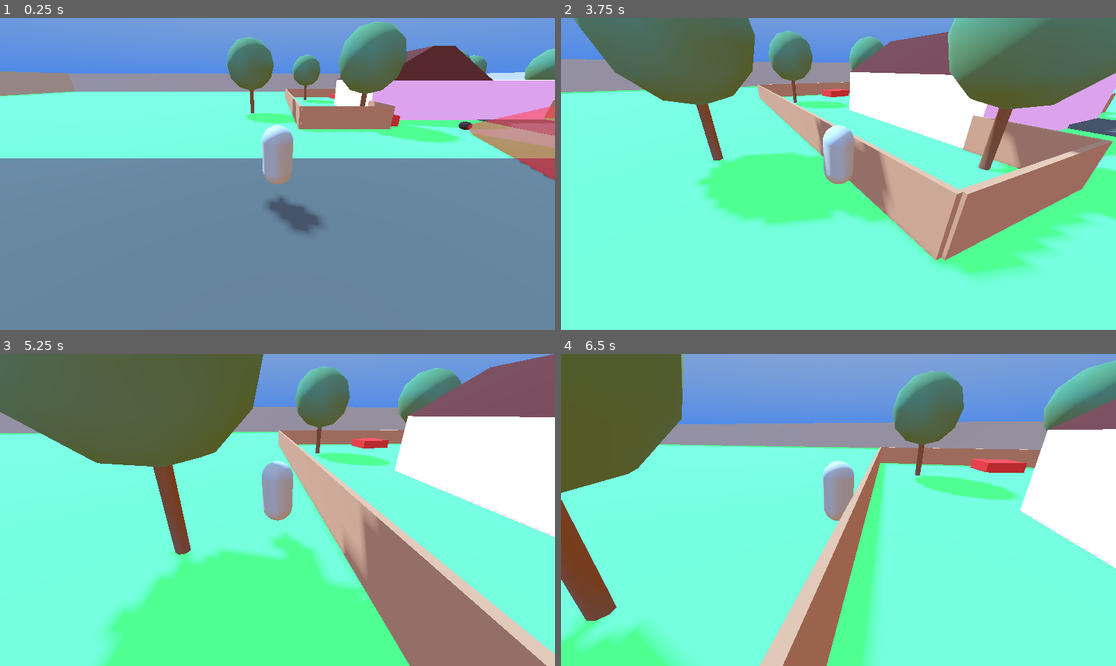
Above: before the commit, frames 1-4 (two rows, left to right).
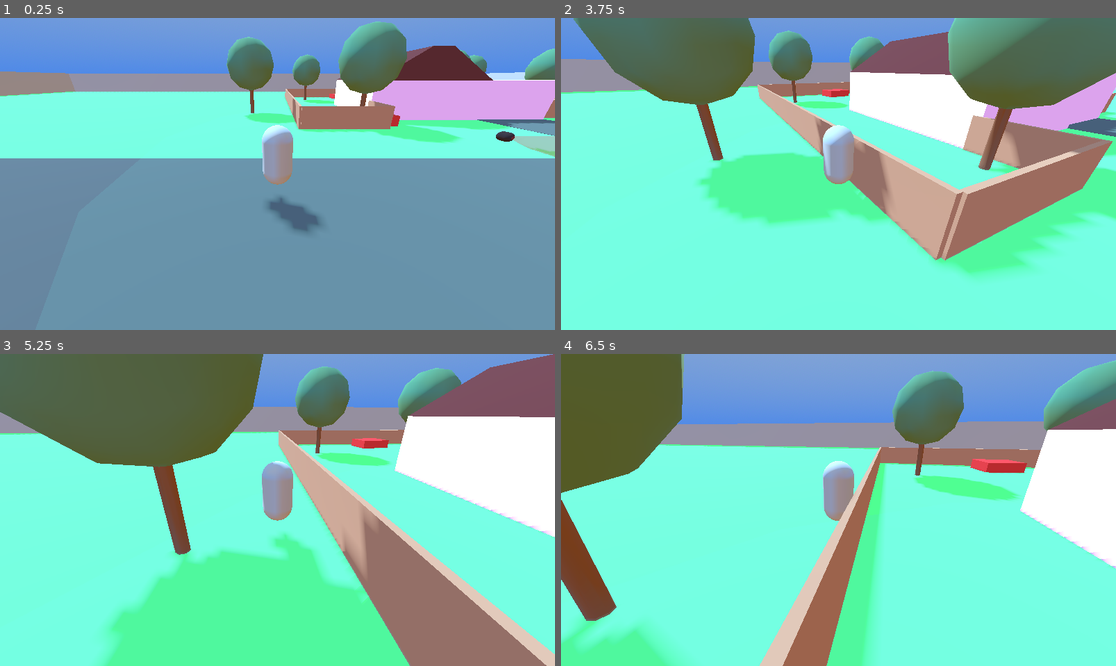
Above: after the commit, the same moments.

Repository: b0guslaw/LD58
Game: Godot game, scene res://neighborhood.tscn
Same seed, same stepped clock (60 frames per second), same inputs: the game is played once before the commit and once after it.
Inputs (mouse positions are in pixels of both pictures, inside the frame that each line leads up to):
- Up to frame 1 (0.25 s): no input
- Up to frame 2 (3.75 s): move the mouse to (866, 174) at 0.52 s; hold W (move_forward) from 0.53 s (still down); tap Space (jump) at 0.77, 1.52, 3.02 s; move the mouse to (810, 174) at 1.27 s; move the mouse to (849, 167) at 2.02 s; move the mouse to (832, 180) at 2.77 s; move the mouse to (877, 177) at 3.52 s
- Up to frame 3 (5.25 s): keep holding W (move_forward); tap Space (jump) at 3.77, 4.52 s; move the mouse to (233, 506) at 4.27 s; move the mouse to (283, 510) at 5.02 s
- Up to frame 4 (6.5 s): move the mouse to (816, 503) at 5.77 s; release W (move_forward) at 5.78 s; hold D (move_right) from 5.78 s (still down); tap Space (jump) at 6.02 s

The runs differ from the first frame. In frame 1, 2.2% of the frame differs, in the area x 52-100%, y 28-53%; in frame 2, less than 0.1%; in frame 3, less than 0.1%; in frame 4, less than 0.1%.

Commit message:
adds wander logic to doggo

Diff:
--- a/doggo.gd
+++ b/doggo.gd
@@ -4,12 +4,30 @@
 @export var detection_range = 10.0:
 	set(value):
 		detection_range = value
-		update_debug_cone()
+		update_debug_tools()
 @export var detection_angle = 45.0:
 	set(value):
 		detection_angle = value
-		update_debug_cone()
-@export var move_speed = 3.0
+		update_debug_tools()
+@export var wander_speed = 2.0
+@export var wander_range = 10.0: #raidus of wander from start pos
+	set(value):
+		wander_range = value
+		update_debug_tools()
+@export var wander_target_threshold = 1.0 # how close to the target to be "there"
+@export var wander_pause_time = 2.0
+@export var wander_pause_variance = 2.0
+@export var stuck_timeout = 1.0
+@export var stuck_threshold = 0.1
+
+var start_position: Vector3
+var debug_range: CSGCylinder3D
+var wander_target: Vector3
+var debug_wander_target: CSGCylinder3D
+var wander_timer: float = 0.0
+var is_wandering = false
+var last_position: Vector3 = Vector3.ZERO
+var stuck_timer: float = 0.0
 
 var raycast: RayCast3D
 var debug_cone: CSGCylinder3D
@@ -19,11 +37,17 @@
 func _ready():
 	raycast = $RayCast3D
 	debug_cone = $debug_vision_cone/CSGCylinder3D
+	debug_range = $debug_wander_range/CSGCylinder3D
+	debug_range.top_level = true
+	debug_wander_target = $debug_wander_target/CSGCylinder3D
+	debug_wander_target.top_level = true
 	player = get_tree().get_first_node_in_group("player")
-	update_debug_cone()
+	start_position = global_position
+	choose_new_wander_target()
+	update_debug_tools()
 
-func update_debug_cone():
-	if not debug_cone:
+func update_debug_tools():
+	if not debug_cone or not debug_range or not debug_wander_target:
 		return
 
 	debug_cone.height = detection_range
@@ -31,15 +55,22 @@
 	debug_cone.radius = radius
 	debug_cone.position.z = detection_range / 2.0
 
+	debug_range.global_position = start_position
+	debug_range.radius = wander_range
+
+	debug_wander_target.global_position = wander_target
+
 func _physics_process(delta):
+	if Engine.is_editor_hint():
+		return
+
 	can_see_player = check_player_seen()
 
 	if can_see_player:
 		print("SPOTTED")
 		# TODO chase
 	else:
-		# TODO patrol
-		pass
+		wander(delta)
 
 	move_and_slide()
 
@@ -54,14 +85,76 @@
 
 	var forward = global_transform.basis.z
 	var angle = rad_to_deg(forward.angle_to(to_player.normalized()))
+
 	if angle > detection_angle:
 		return false
 
 	# check for obstacles with raycast
-	raycast.target_position = to_player
+	raycast.target_position = raycast.to_local(player.global_position)
 	raycast.force_raycast_update()
+
 	if raycast.is_colliding():
 		var hit = raycast.get_collider()
 		return hit.is_in_group("player")
 
 	return false
+
+func choose_new_wander_target():
+	var rand_angle = randf() * TAU
+	var rand_dist = randf() * wander_range
+
+	var rand_offset = Vector3(
+		cos(rand_angle) * rand_dist,
+		0,
+		sin(rand_angle) * rand_dist
+	)
+
+	var desired_target = start_position + rand_offset
+	desired_target.y = global_position.y + raycast.position.y
+
+	raycast.target_position = raycast.to_local(desired_target)
+	raycast.force_raycast_update()
+
+	if raycast.is_colliding():
+		var hit_point = raycast.get_collision_point()
+		var direction = (hit_point - global_position).normalized()
+		wander_target = hit_point - direction * 0.5
+	else:
+		#no hits, clear path
+		wander_target = desired_target
+
+	update_debug_tools()
+
+func wander(delta):
+	if wander_timer > 0: # waiting
+		wander_timer -= delta
+		velocity = Vector3.ZERO
+		return
+
+	if global_position.distance_to(last_position) < stuck_threshold:
+		stuck_timer += delta
+		if stuck_timer > stuck_timeout:
+			print("doggo got stuck, picking new target")
+			choose_new_wander_target()
+			stuck_timer = 0.0
+	else:
+		stuck_timer = 0.0
+
+	last_position = global_position
+
+	#move toward target
+	var direction = (wander_target - global_position)
+	direction.y = 0 # stick to the ground for now...
+
+	if direction.length() < wander_target_threshold:
+		var variance = randf_range(-wander_pause_variance, wander_pause_time)
+		wander_timer = wander_pause_time + variance
+		choose_new_wander_target()
+		return
+
+	direction = direction.normalized()
+	velocity.x = direction.x * wander_speed
+	velocity.z = direction.z * wander_speed
+
+	if direction.length() > 0:
+		look_at(global_position - direction, Vector3.UP)
--- a/doggo.tscn
+++ b/doggo.tscn
@@ -15,12 +15,22 @@
 
 [sub_resource type="StandardMaterial3D" id="StandardMaterial3D_rthgg"]
 transparency = 4
-albedo_color = Color(1, 0.01999998, 0.01999998, 0.5647059)
+albedo_color = Color(1, 0.01999998, 0.01999998, 0.24313726)
+
+[sub_resource type="StandardMaterial3D" id="StandardMaterial3D_ew3t6"]
+transparency = 4
+albedo_color = Color(0.2988, 0.6617867, 0.83, 0.10980392)
+
+[sub_resource type="StandardMaterial3D" id="StandardMaterial3D_i62aq"]
+transparency = 4
+albedo_color = Color(0.7014084, 0.73, 0.38689998, 0.25490198)
 
 [node name="Doggo" type="CharacterBody3D"]
 script = ExtResource("1_ew3t6")
-detection_range = 7.32
-detection_angle = 23.19
+detection_angle = 15.0
+wander_speed = 3.0
+wander_range = 25.0
+wander_pause_time = 1.0
 
 [node name="CollisionShape3D" type="CollisionShape3D" parent="."]
 transform = Transform3D(1, 0, 0, 0, -4.371139e-08, -1, 0, 1, -4.371139e-08, 0, 0.33369958, 0)
@@ -34,14 +44,32 @@
 
 [node name="RayCast3D" type="RayCast3D" parent="."]
 transform = Transform3D(1, 0, 0, 0, 1, 0, 0, 0, 1, 0, 0.2788539, 0.399777)
-target_position = Vector3(0, 0, 10)
+target_position = Vector3(22.908134, -0.2788539, -10.199244)
 collision_mask = 3
 
 [node name="debug_vision_cone" type="Node3D" parent="."]
 
 [node name="CSGCylinder3D" type="CSGCylinder3D" parent="debug_vision_cone"]
-transform = Transform3D(1, 0, 0, 0, -4.371139e-08, 1, 0, -1, -4.371139e-08, 0, 0.35555327, 3.66)
-radius = 3.1358438
-height = 7.32
+transform = Transform3D(1, 0, 0, 0, -4.371139e-08, 1, 0, -1, -4.371139e-08, 0, 0.35555327, 5)
+radius = 2.679492
+height = 10.0
 cone = true
 material = SubResource("StandardMaterial3D_rthgg")
+
+[node name="debug_wander_range" type="Node3D" parent="."]
+
+[node name="CSGCylinder3D" type="CSGCylinder3D" parent="debug_wander_range"]
+top_level = true
+radius = 25.0
+height = 0.24816895
+sides = 16
+material = SubResource("StandardMaterial3D_ew3t6")
+
+[node name="debug_wander_target" type="Node3D" parent="."]
+
+[node name="CSGCylinder3D" type="CSGCylinder3D" parent="debug_wander_target"]
+transform = Transform3D(1, 0, 0, 0, 1, 0, 0, 0, 1, 22.908134, 0, -9.799466)
+top_level = true
+radius = 0.15
+height = 43.736
+material = SubResource("StandardMaterial3D_i62aq")
--- a/neighborhood.tscn
+++ b/neighborhood.tscn
@@ -634,5 +634,5 @@
 transform = Transform3D(1, 0, 0, 0, 1, 0, 0, 0, 1, 0, 2.1264105, 0)
 
 [node name="Doggo" parent="." instance=ExtResource("2_ra0do")]
-transform = Transform3D(1, 0, 0, 0, 1, 0, 0, 0, 1, 16.274033, 0.10701108, -11.383602)
-detection_range = 10.0
+transform = Transform3D(1, 0, 0, 0, 1, 0, 0, 0, 1, 16.399849, -0.077050924, -8.90213)
+wander_target_threshold = 0.5
--- a/project.godot
+++ b/project.godot
@@ -14,6 +14,11 @@
 run/main_scene="uid://bdtajsldlggkr"
 config/features=PackedStringArray("4.5", "Forward Plus")
 config/icon="res://icon.svg"
+
+[editor]
+
+movie_writer/movie_file="D:/_GODOT/test.ogv"
+movie_writer/fps=24
 
 [global_group]
 
Not shown: 1 places in doggo.tscn that only renumber resources
